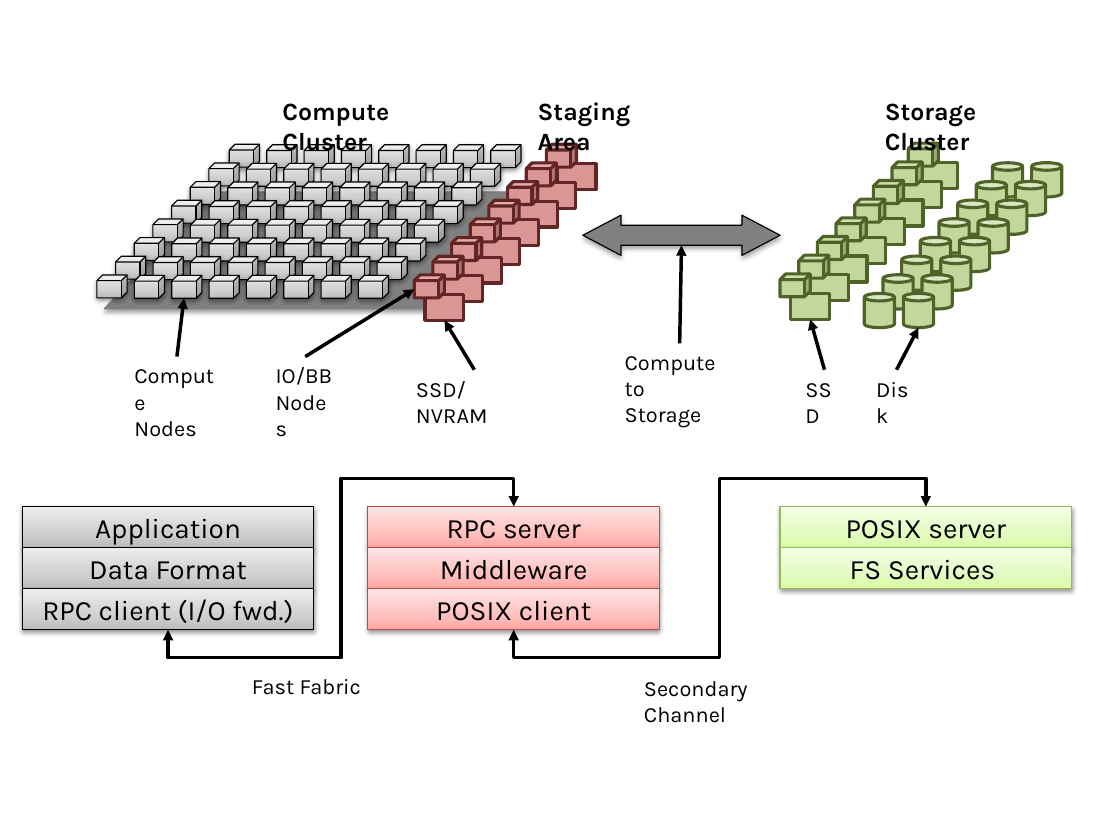
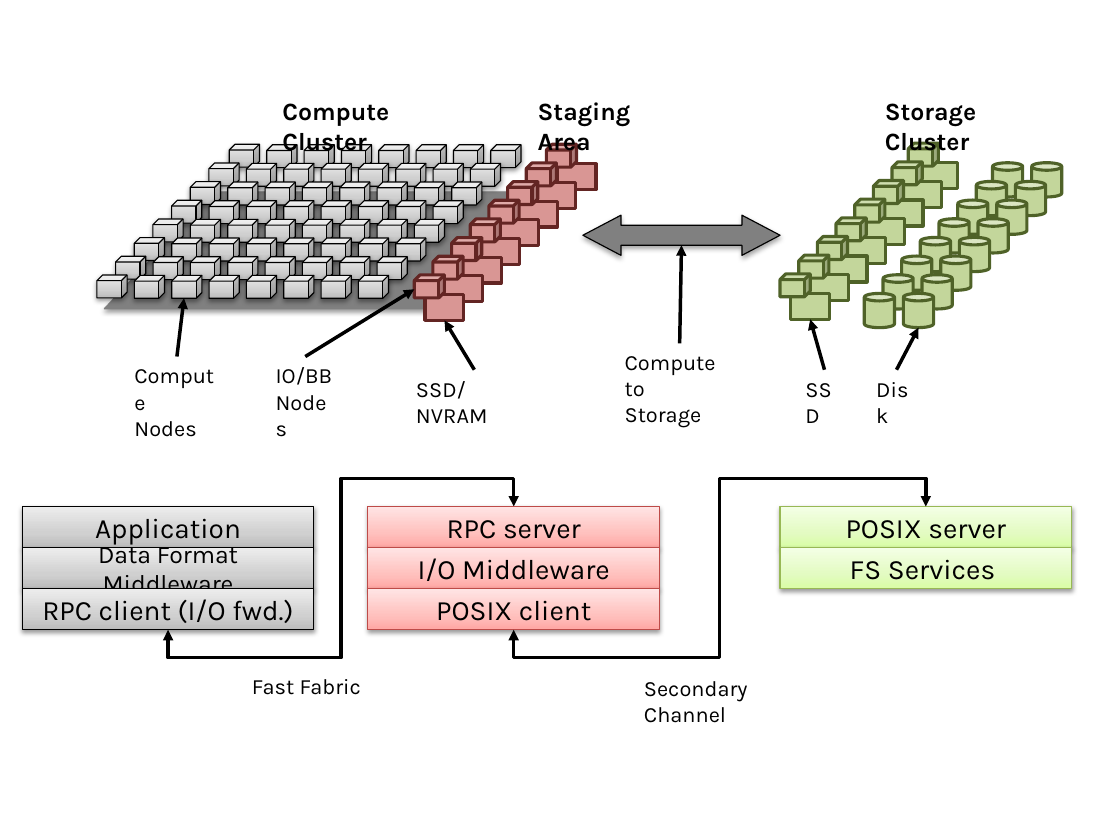
Before and after one commit to ivotron/ivotron.github.io, a slide deck: slide 7 of images/diagrams/2013-10-22-exascale.pptx (slide 6 before the commit). Drawn at 1120x840 pixels with LibreOffice and Linux fonts; fonts in the diff are those of the drawing. Boxes give left, top, right and bottom in pixels: in the first picture for what was removed or moved away, otherwise in the second. Text is boxed around its words. In the diff, an @@ line names an element or a change of style, - is before the commit and + after.

```diff
--- a/images/diagrams/2013-10-22-exascale.pptx
+++ b/images/diagrams/2013-10-22-exascale.pptx
@@ text in rectangle at [98, 540, 238, 589]: text changed; size 18 to 16 pt @@
-Data Format
+Data Format Middleware
@@ text in rectangle at [418, 558, 610, 581]: text changed @@
-Middleware
+I/O Middleware
```
Also in this commit, not shown: 11 other slides changed, 16 slides added, 29 other files.
